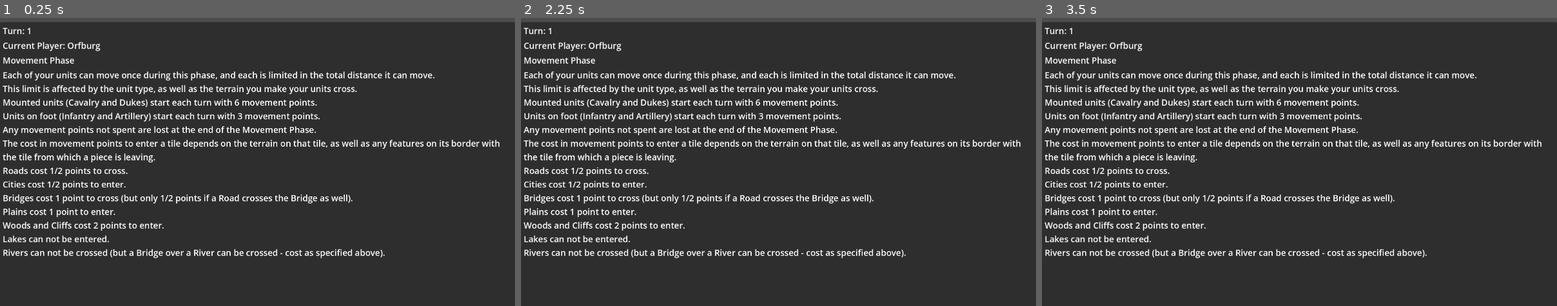
Above: before the commit, frames 1-3 (left to right).
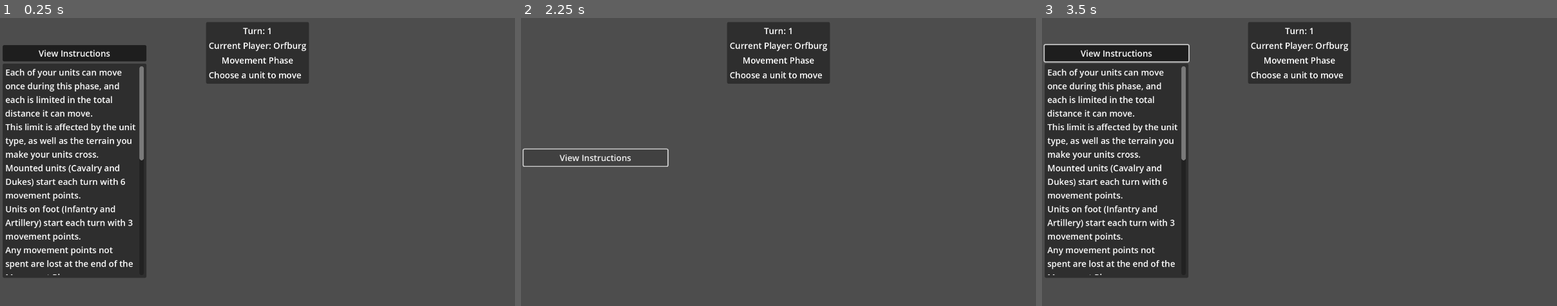
Above: after the commit, the same moments.

Repository: Jayjader/WarOfTheDukes
Game: Godot game, scene res://game_session/game_play/game_play_root.tscn
Two runs of this game, one before a commit and one after it. Both use one fixed random seed, a clock stepped at 60 frames per second and the inputs below. This scene is started directly instead of the project's main scene.
Inputs (mouse positions are in pixels of both pictures, inside the frame that each line leads up to):
- Up to frame 1 (0.25 s): no input
- Up to frame 2 (2.25 s): click (593, 52) at 0.5 s, where only the run after the commit has a clickable "View Instructions"; click (593, 156) at 1.25 s, where only the run after the commit has a clickable "View Instructions"; click (593, 52) at 2 s, where only the run after the commit has a clickable "View Instructions"
- Up to frame 3 (3.5 s): tap Enter at 2.75 s; move the mouse to (1412, 147) at 2.77 s; hold Mouse wheel down (Decrease Camera Zoom) from 2.78 s (still down); click (1412, 147) at 2.92 s

The runs differ from the first frame. In frame 1, 78% of the frame differs, in the area x 0-100%, y 1-100%; in frame 2, 91%; in frame 3, 78%.

Commit message:
cleanup game_play ui

Diff:
--- a/game_session/game_play/game_play_root.gd
+++ b/game_session/game_play/game_play_root.gd
@@ -56,7 +56,8 @@
 			%PhaseInstruction.text = PHASE_INSTRUCTIONS[current_phase]
 
 const INSTRUCTIONS = {
-	Enums.MovementSubPhase.CHOOSE_UNIT: "",
+	Enums.MovementSubPhase.CHOOSE_UNIT: "Choose a unit to move",
+	Enums.MovementSubPhase.CHOOSE_DESTINATION: "Choose the destination tile for the selected unit",
 }
 var data: Dictionary:
 	set(value):
--- a/game_session/game_play/game_play_root.tscn
+++ b/game_session/game_play/game_play_root.tscn
@@ -14,14 +14,18 @@
 
 [node name="TopMargin" type="MarginContainer" parent="."]
 layout_mode = 1
-anchors_preset = 10
-anchor_right = 1.0
-offset_bottom = 2777.0
+anchors_preset = 5
+anchor_left = 0.5
+anchor_right = 0.5
+offset_left = -192.0
+offset_right = 192.0
+offset_bottom = 268.0
 grow_horizontal = 2
 theme_override_constants/margin_top = 20
 
 [node name="Panel" type="PanelContainer" parent="TopMargin"]
 layout_mode = 2
+size_flags_vertical = 0
 
 [node name="Margins" type="MarginContainer" parent="TopMargin/Panel"]
 layout_mode = 2
@@ -42,6 +46,7 @@
 unique_name_in_owner = true
 layout_mode = 2
 text = "Turn: 1"
+horizontal_alignment = 1
 
 [node name="OrfburgCurrentPlayer" type="Label" parent="TopMargin/Panel/Margins/HBox/VBox"]
 unique_name_in_owner = true
@@ -58,16 +63,68 @@
 unique_name_in_owner = true
 layout_mode = 2
 text = "Movement Phase"
+horizontal_alignment = 1
 
 [node name="CombatPhase" type="Label" parent="TopMargin/Panel/Margins/HBox/VBox"]
 unique_name_in_owner = true
 visible = false
 layout_mode = 2
 text = "CombatPhase"
+horizontal_alignment = 1
 
-[node name="PhaseInstruction" type="Label" parent="TopMargin/Panel/Margins/HBox/VBox"]
+[node name="SubPhaseInstruction" type="Label" parent="TopMargin/Panel/Margins/HBox/VBox"]
 unique_name_in_owner = true
 layout_mode = 2
+
+[node name="LeftMargin" type="MarginContainer" parent="."]
+layout_mode = 1
+anchors_preset = 4
+anchor_top = 0.5
+anchor_bottom = 0.5
+offset_top = -44.5
+offset_right = 546.0
+offset_bottom = 44.5
+grow_vertical = 2
+theme_override_constants/margin_left = 10
+
+[node name="HBoxContainer" type="HBoxContainer" parent="LeftMargin"]
+layout_mode = 2
+
+[node name="VBox" type="VBoxContainer" parent="LeftMargin/HBoxContainer"]
+layout_mode = 2
+size_flags_horizontal = 3
+
+[node name="ToggleInstructions" type="Button" parent="LeftMargin/HBoxContainer/VBox"]
+layout_mode = 2
+toggle_mode = true
+button_pressed = true
+text = "View Instructions"
+
+[node name="Panel" type="PanelContainer" parent="LeftMargin/HBoxContainer/VBox"]
+custom_minimum_size = Vector2(0, 800)
+layout_mode = 2
+size_flags_vertical = 3
+
+[node name="Margin" type="MarginContainer" parent="LeftMargin/HBoxContainer/VBox/Panel"]
+layout_mode = 2
+theme_override_constants/margin_left = 10
+theme_override_constants/margin_top = 10
+theme_override_constants/margin_right = 10
+theme_override_constants/margin_bottom = 10
+
+[node name="VBox" type="VBoxContainer" parent="LeftMargin/HBoxContainer/VBox/Panel/Margin"]
+layout_mode = 2
+
+[node name="ScrollContainer" type="ScrollContainer" parent="LeftMargin/HBoxContainer/VBox/Panel/Margin/VBox"]
+layout_mode = 2
+size_flags_vertical = 3
+horizontal_scroll_mode = 0
+
+[node name="PhaseInstruction" type="Label" parent="LeftMargin/HBoxContainer/VBox/Panel/Margin/VBox/ScrollContainer"]
+unique_name_in_owner = true
+layout_mode = 2
+size_flags_horizontal = 3
+size_flags_vertical = 6
 text = "Each of your units can move once during this phase, and each is limited in the total distance it can move.
 This limit is affected by the unit type, as well as the terrain you make your units cross.
 Mounted units (Cavalry and Dukes) start each turn with 6 movement points.
@@ -84,6 +141,4 @@
 "
 autowrap_mode = 3
 
-[node name="SubPhaseInstruction" type="Label" parent="TopMargin/Panel/Margins/HBox/VBox"]
-unique_name_in_owner = true
-layout_mode = 2
+[connection signal="toggled" from="LeftMargin/HBoxContainer/VBox/ToggleInstructions" to="LeftMargin/HBoxContainer/VBox/Panel" method="set_visible"]
